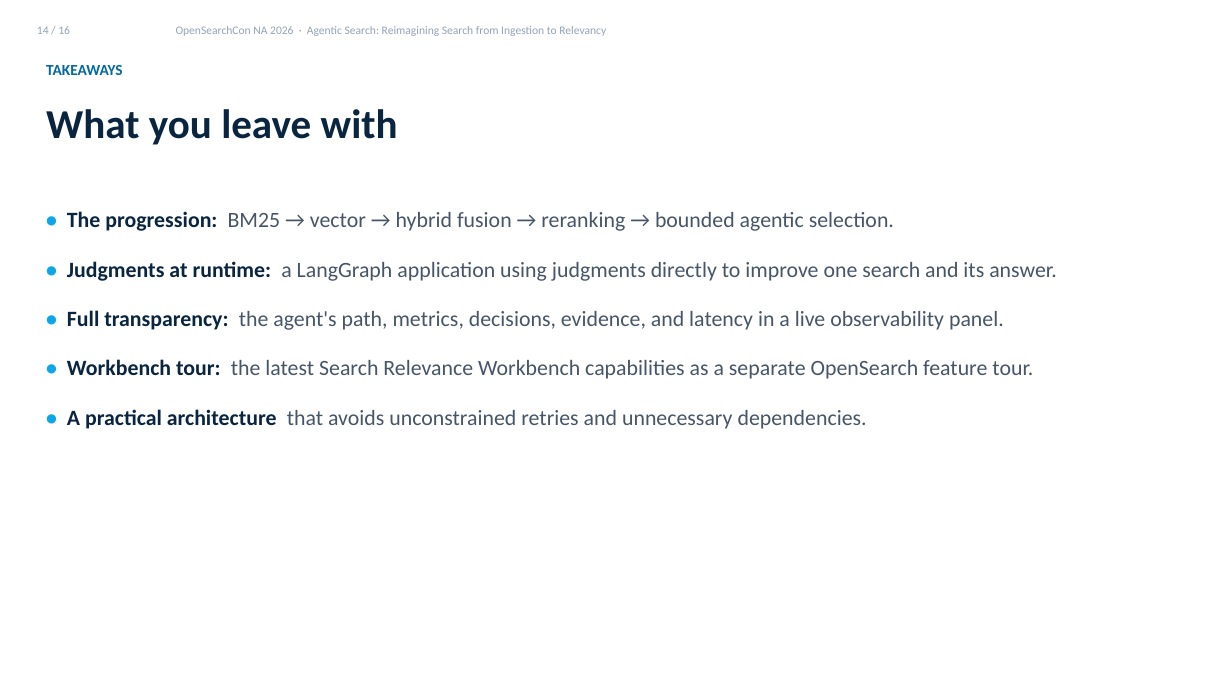
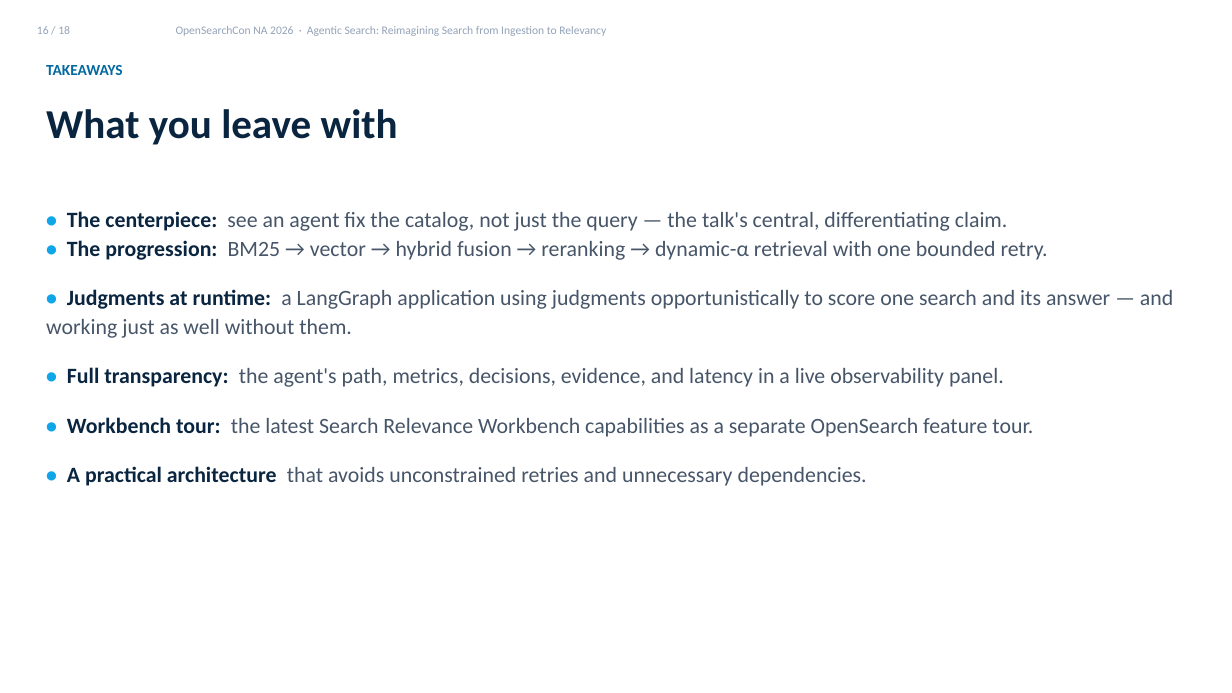
Before and after one commit to kmwtechnology/opensearch2026-agentic-search, a slide deck: slide 16 of docs/presentation/Agentic Search Talk Draft.pptx (slide 14 before the commit). Drawn at 1232x693 pixels with LibreOffice and Linux fonts; fonts in the diff are those of the drawing. Boxes give left, top, right and bottom in pixels: in the first picture for what was removed or moved away, otherwise in the second. Text is boxed around its words. In the diff, an @@ line names an element or a change of style, - is before the commit and + after.

```diff
--- a/docs/presentation/Agentic Search Talk Draft.pptx
+++ b/docs/presentation/Agentic Search Talk Draft.pptx
@@ text at bbox=[37, 26, 70, 34]: text changed @@
-14 / 16
+16 / 18
@@ text at bbox=[46, 211, 1173, 338]: text changed @@
-• The progression: BM25 → vector → hybrid fusion → reranking → bounded agentic selection.
-• Judgments at runtime: a LangGraph application using judgments directly to improve one search and its answer.
+• The centerpiece: see an agent fix the catalog, not just the query — the talk's central, differentiating claim.
+• The progression: BM25 → vector → hybrid fusion → reranking → dynamic-α retrieval with one bounded retry.
+• Judgments at runtime: a LangGraph application using judgments opportunistically to score one search and its answer — and working just as well without them.
```
Also in this commit, not shown: 13 other slides changed, 2 slides added.
